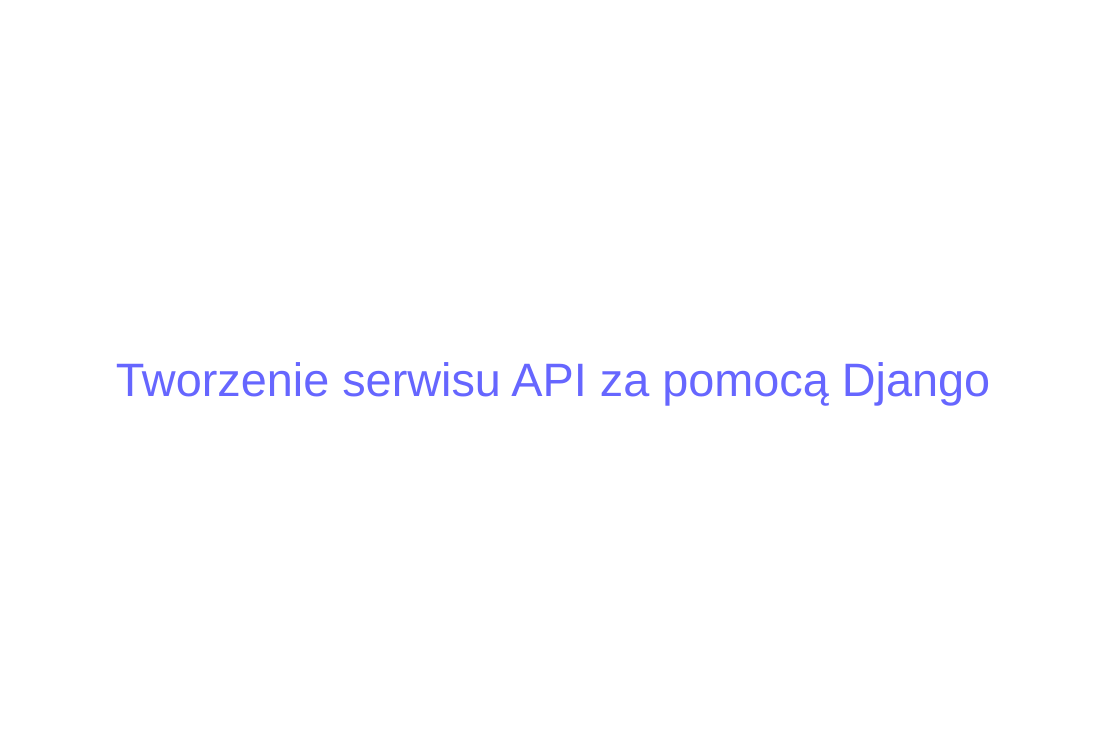
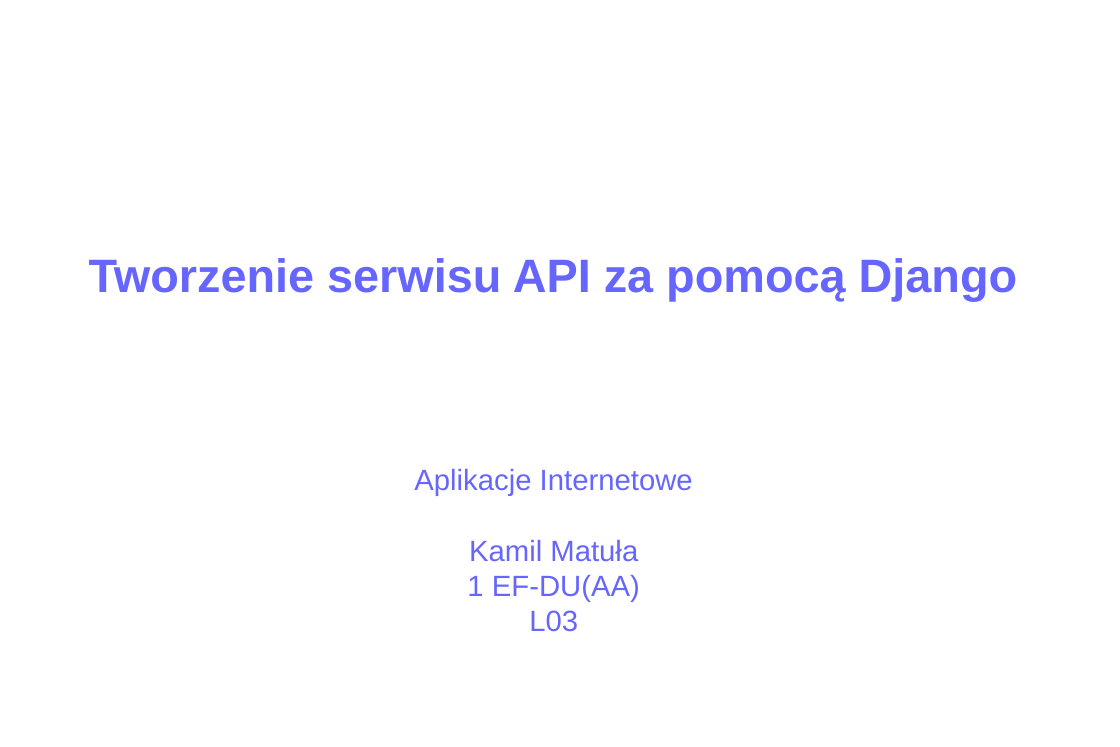
Before and after one commit to matulik/reinyzagam, a slide deck: slide 1 of Docs/presentation.odp. Drawn at 1120x747 pixels with LibreOffice and Linux fonts; fonts in the diff are those of the drawing. Boxes give left, top, right and bottom in pixels: in the first picture for what was removed or moved away, otherwise in the second. Text is boxed around its words. In the diff, an @@ line names an element or a change of style, - is before the commit and + after.

```diff
--- a/Docs/presentation.odp
+++ b/Docs/presentation.odp
@@ title "Tworzenie serwisu API za pomocą ...": place and size @@
-title "Tworzenie serwisu API za pomocą ..." at bbox=[116, 362, 990, 405]
+title "Tworzenie serwisu API za pomocą ..." at bbox=[89, 258, 1018, 301]
@@ title "Tworzenie serwisu API za pomocą ..." at bbox=[89, 258, 1018, 301]: bold on @@
@@ title added at bbox=[414, 469, 693, 631], 20 pt, text #6666FF @@
+Aplikacje Internetowe
+Kamil Matuła
+1 EF-DU(AA)
+L03
```
Also in this commit, not shown: 4 other slides changed, 12 slides added, 3 slides removed, 8 other files.
